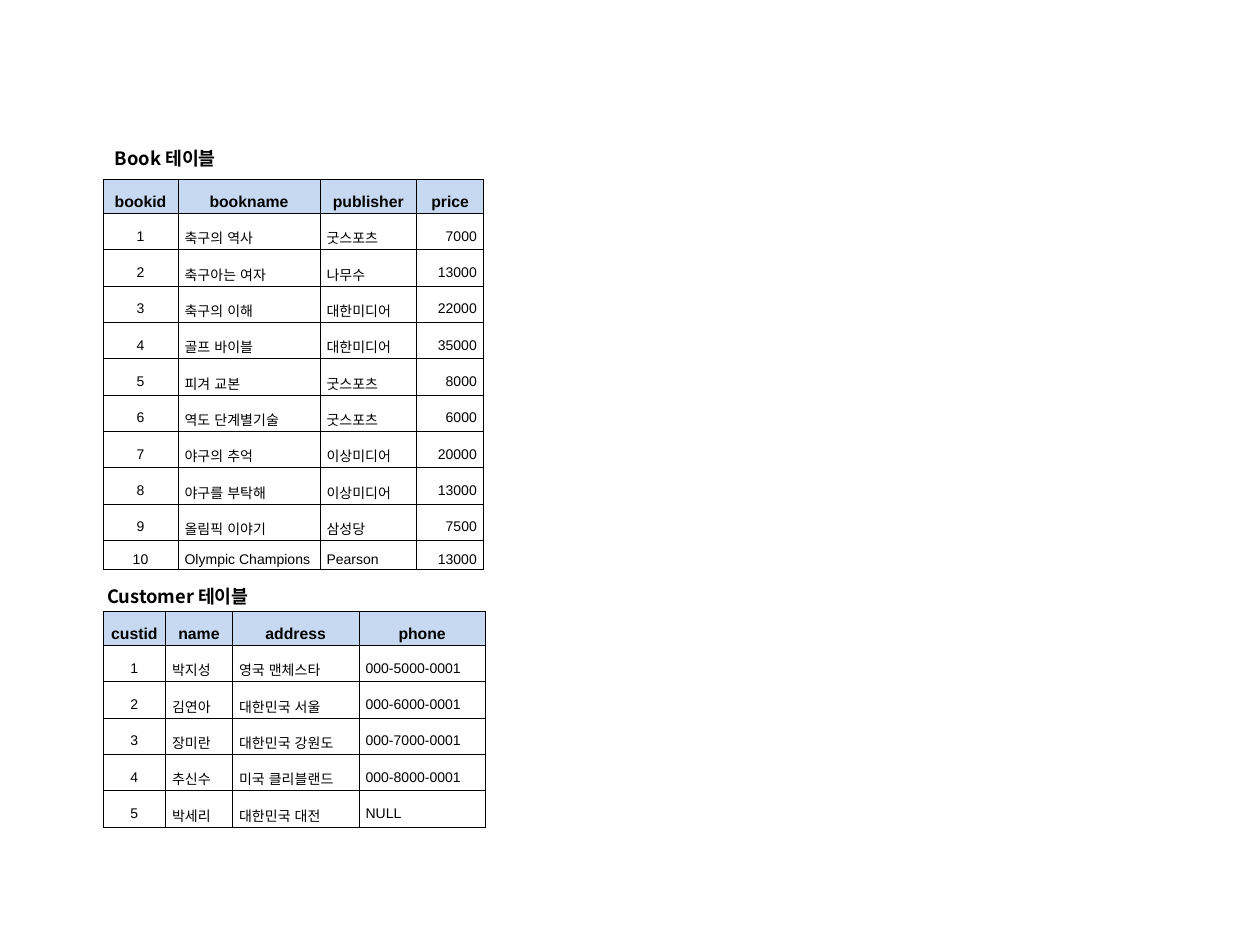
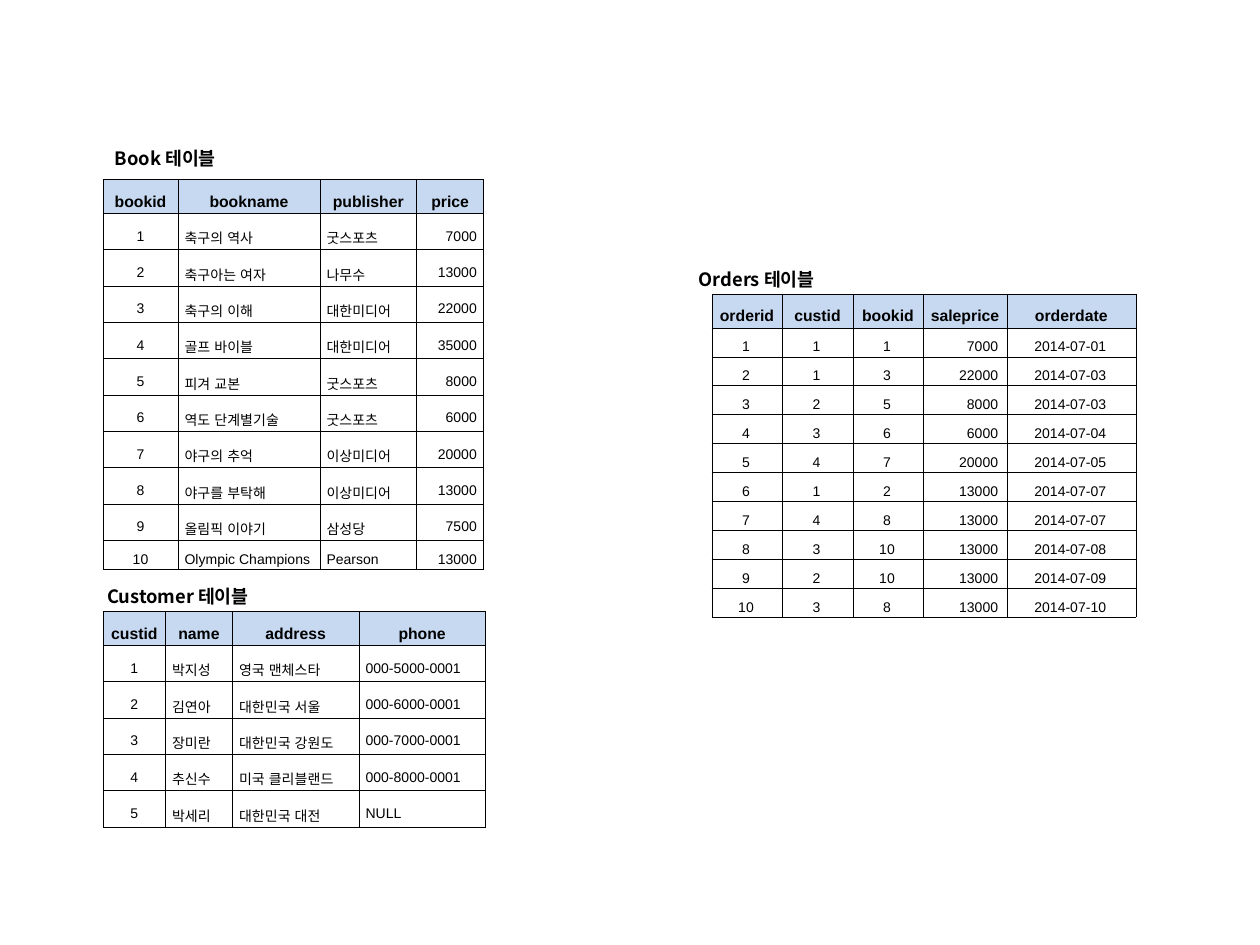
Before and after one commit to DongJoonLeeDJ/20230206_AI_9, a slide deck: slide 4 of DB/04_네번째날_20230327/종합실습문제.pptx. Drawn at 1260x945 pixels with LibreOffice and Linux fonts; fonts in the diff are those of the drawing. Boxes give left, top, right and bottom in pixels: in the first picture for what was removed or moved away, otherwise in the second. Text is boxed around its words. In the diff, an @@ line names an element or a change of style, - is before the commit and + after.

```diff
--- a/DB/04_네번째날_20230327/종합실습문제.pptx
+++ b/DB/04_네번째날_20230327/종합실습문제.pptx
@@ text added at (x1=699, y1=270, x2=814, y2=288), 10.5 pt, text #000000, bold @@
+Orders 테이블
@@ table added at (x1=712, y1=294, x2=1135, y2=634), 11 rows, 5 columns @@
+orderid | custid | bookid | saleprice | orderdate
+1 | 1 | 1 | 7000 | 2014-07-01
+2 | 1 | 3 | 22000 | 2014-07-03
+3 | 2 | 5 | 8000 | 2014-07-03
+4 | 3 | 6 | 6000 | 2014-07-04
+5 | 4 | 7 | 20000 | 2014-07-05
+6 | 1 | 2 | 13000 | 2014-07-07
+7 | 4 | 8 | 13000 | 2014-07-07
+8 | 3 | 10 | 13000 | 2014-07-08
+9 | 2 | 10 | 13000 | 2014-07-09
+10 | 3 | 8 | 13000 | 2014-07-10
```
Also in this commit, not shown: 1 slide added, 1 slide removed.
